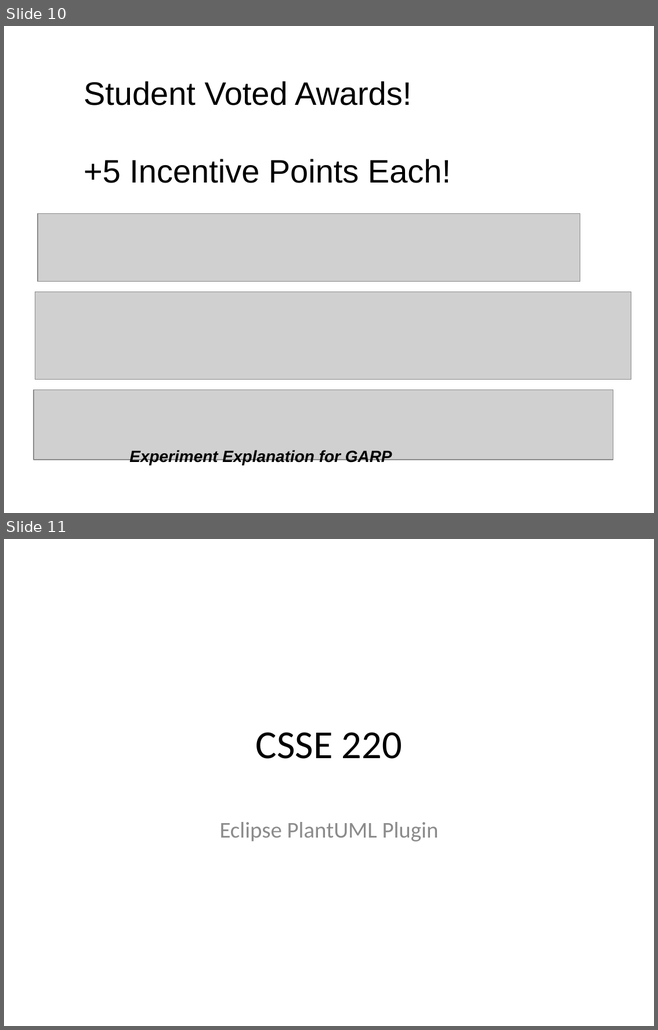
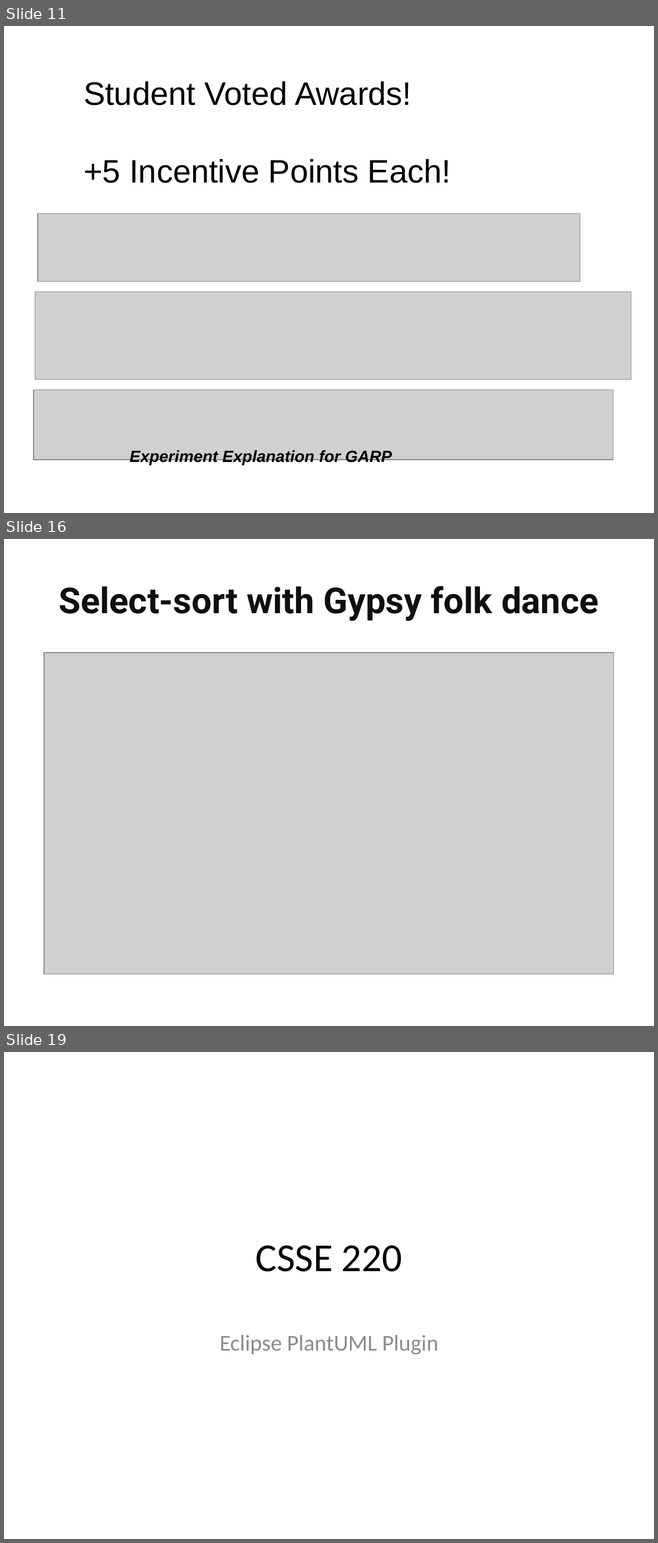
Before and after one commit to RHIT-CSSE/csse220, a slide deck: ClassMaterials/ProjectPresentations/PresentationGuidelinesAndPlantUMLEclipsePlugin.pptx. Shown one above the other, each under a label of ours: slides 10 and 11 before the commit, slides 11, 16 and 19 after it; the slides between them are not shown. The pictures are 658x1030 and 658x1543 pixels, drawn with LibreOffice and Linux fonts; fonts in the diff are those of the drawing; grey boxes stand for pictures. Boxes give left, top, right and bottom in pixels: in the first picture for what was removed or moved away, otherwise in the second. Text is boxed around its words. In the diff, an @@ line names an element or a change of style, - is before the commit and + after.

```diff
--- a/ClassMaterials/ProjectPresentations/PresentationGuidelinesAndPlantUMLEclipsePlugin.pptx
+++ b/ClassMaterials/ProjectPresentations/PresentationGuidelinesAndPlantUMLEclipsePlugin.pptx
@@ slide 16 added at <box>4,539,654,1026</box>, background #FFFFFF @@
@@ title added at <box>59,586,598,621</box>, 39.6 pt, text #0F0F0F, bold @@
+Select-sort with Gypsy folk dance
@@ picture added at <box>44,653,614,974</box> @@
@@ what was slide 10 is now slide 11 @@
@@ what was slide 11 is now slide 19 @@
```
Also in this commit, not shown: 2 slides changed, 7 other slides added, 5 other files.
